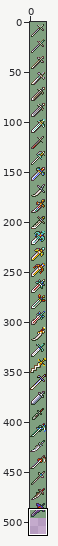
Two states of a sprite sheet, cycle_of_remorse.ltproj/resources/icons16/Sword.png. Above, an overview of the earlier version with the close-up marked.
Close-up. As it was:
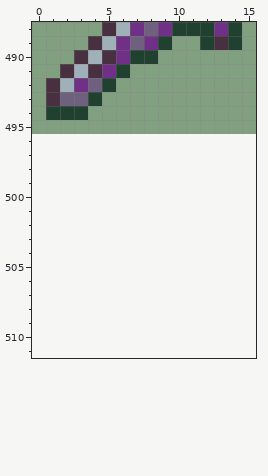
The file is 16x496 pixels. Colours within 5 levels of each other are drawn and written as one. Shown: x 0..15, y 488..511. The old version is drawn lined up with the new one, on the new canvas.
After:
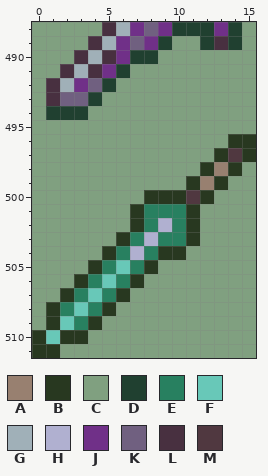
Palette (. is transparent): A #988070  B #283820  C #80a080  D #204030  E #288060  F #68c8b8  G #a0b0b8  H #b0b0d0  J #703088  K #706080  L #483040  M #503840
The exact change:
canvas 16x496 -> 16x512
Colour A is added in row 498 at x 13; in row 499 at x 12.
Colour B is added in row 496 at x 14 to 15; in row 497 at x 13 and 15; in row 498 at x 12 and 14; in row 499 at x 11 and 13; in row 500 at x 8 to 10 and 12; in rows 501 to 502 at x 7 and 11.
Colour B is added in row 503 at x 6 and 11; in row 504 at x 5 and 9 to 10; in row 505 at x 4 and 8; in row 506 at x 3 and 7; in row 507 at x 2 and 6; in row 508 at x 1 and 5.
Colour B is added in row 509 at x 1 and 4; in row 510 at x 0 and 2 to 3; in row 511 at x 0 to 1.
Colour C is added in row 496 at x 0 to 13; in row 497 at x 0 to 12; in row 498 at x 0 to 11 and 15; in row 499 at x 0 to 10 and 14 to 15; in row 500 at x 0 to 7 and 13 to 15; in rows 501 to 502 at x 0 to 6 and 12 to 15.
Colour C is added in row 503 at x 0 to 5 and 12 to 15; in row 504 at x 0 to 4 and 11 to 15; in row 505 at x 0 to 3 and 9 to 15; in row 506 at x 0 to 2 and 8 to 15; in row 507 at x 0 to 1 and 7 to 15; in row 508 at x 0 and 6 to 15.
Colour C is added in row 509 at x 0 and 5 to 15; in row 510 at x 4 to 15; in row 511 at x 2 to 15.
Colour E is added in row 501 at x 8 to 10; in row 502 at x 8 and 10; in row 503 at x 7 and 9 to 10; in row 504 at x 6 and 8; in row 505 at x 5 and 7; in row 506 at x 4 and 6.
Colour E is added in row 507 at x 3 and 5; in row 508 at x 2 and 4; in row 509 at x 3.
Colour F is added in row 505 at x 6; in row 506 at x 5; in row 507 at x 4; in row 508 at x 3; in row 509 at x 2; in row 510 at x 1.
Colour H is added in row 502 at x 9; in row 503 at x 8; in row 504 at x 7.
Colour M is added in row 497 at x 14; in row 500 at x 11.
Boxes around the changes in both close-ups, in picture pixels (x1, y1, x2, y2):
added: (32, 134, 256, 358)
